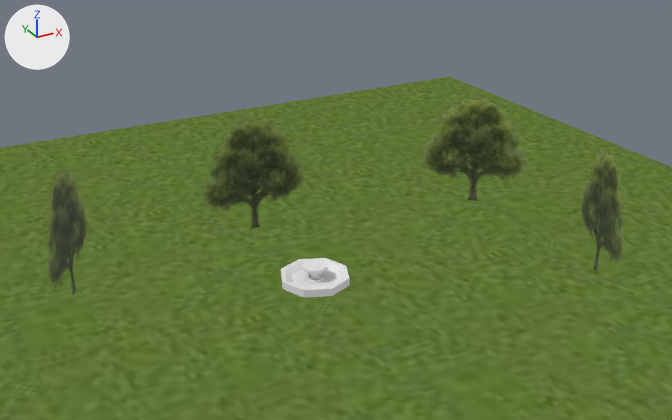
The glTF model assets/models/worlds/Coronda_Plaza.glb as it was, and as the next commit left it.
The view is the same before and after, from a camera (50 mm lens) standing at (-34.1, -66.0, 39.5) and looking at (1.8, -0.6, 6.8). Every picture has the same lights, and +X, +Y and +Z are marked at upper left. The picture after the commit comes second. Where no turn or scale is listed for an object, it has been applied to the vertices.

Names of what the first picture shows: 'Plane', 'arbol', 'arbol.001', 'arbol.002', 'arbol.003', 'fuente'.
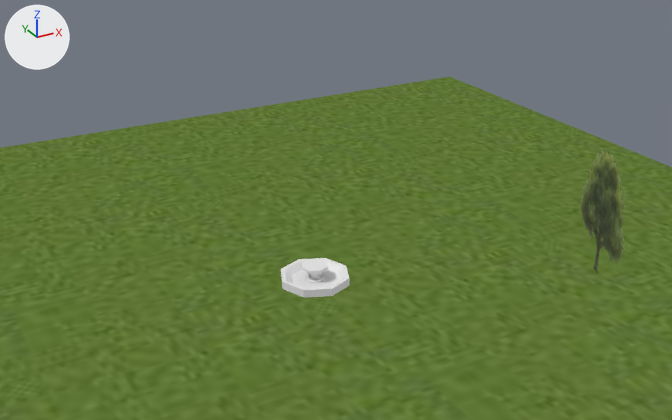
Pixel boxes (x1, y1, x2, y2) of what changed, in the pictures (672 x 420 px):
'arbol', deleted (green)
    before: (202, 120, 303, 229)
'arbol.002', deleted (green)
    before: (423, 98, 527, 201)
'arbol.001', deleted (green)
    before: (47, 168, 87, 295)

Edits to the bpy script that builds the scene:
```text
Remove ob_arbol:
    ob_arbol = bpy.data.objects.new('arbol', me_arbol)
    ob_arbol.location = (0.0, 12.97, 0.0)
Remove ob_arbol_001:
    ob_arbol_001 = bpy.data.objects.new('arbol.001', me_arbol_001)
    ob_arbol_001.location = (-19.52, 8.11, 0.0)
Remove ob_arbol_002:
    ob_arbol_002 = bpy.data.objects.new('arbol.002', me_arbol_002)
    ob_arbol_002.location = (23.43, 8.11, 0.0)
```
